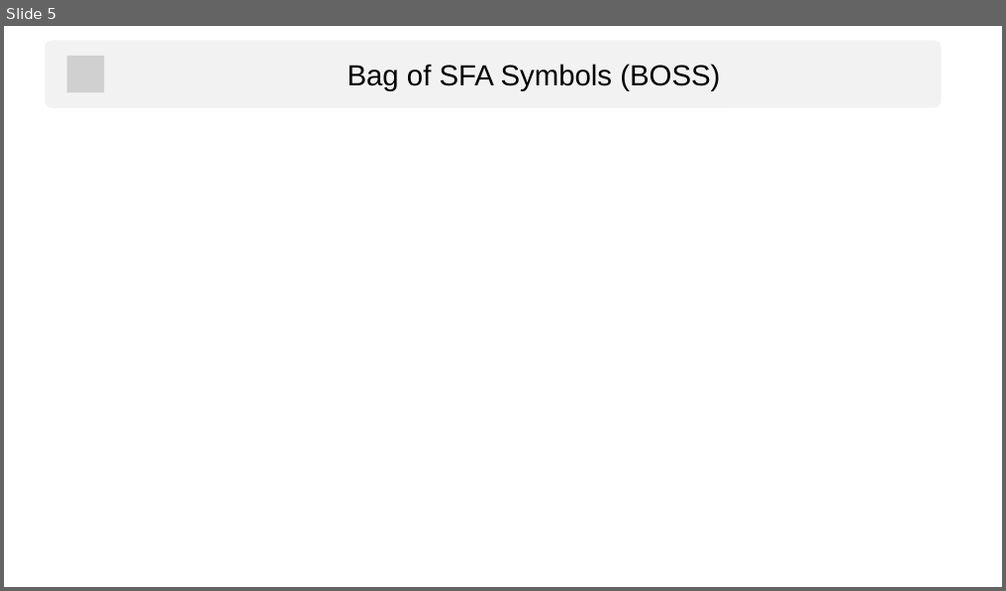
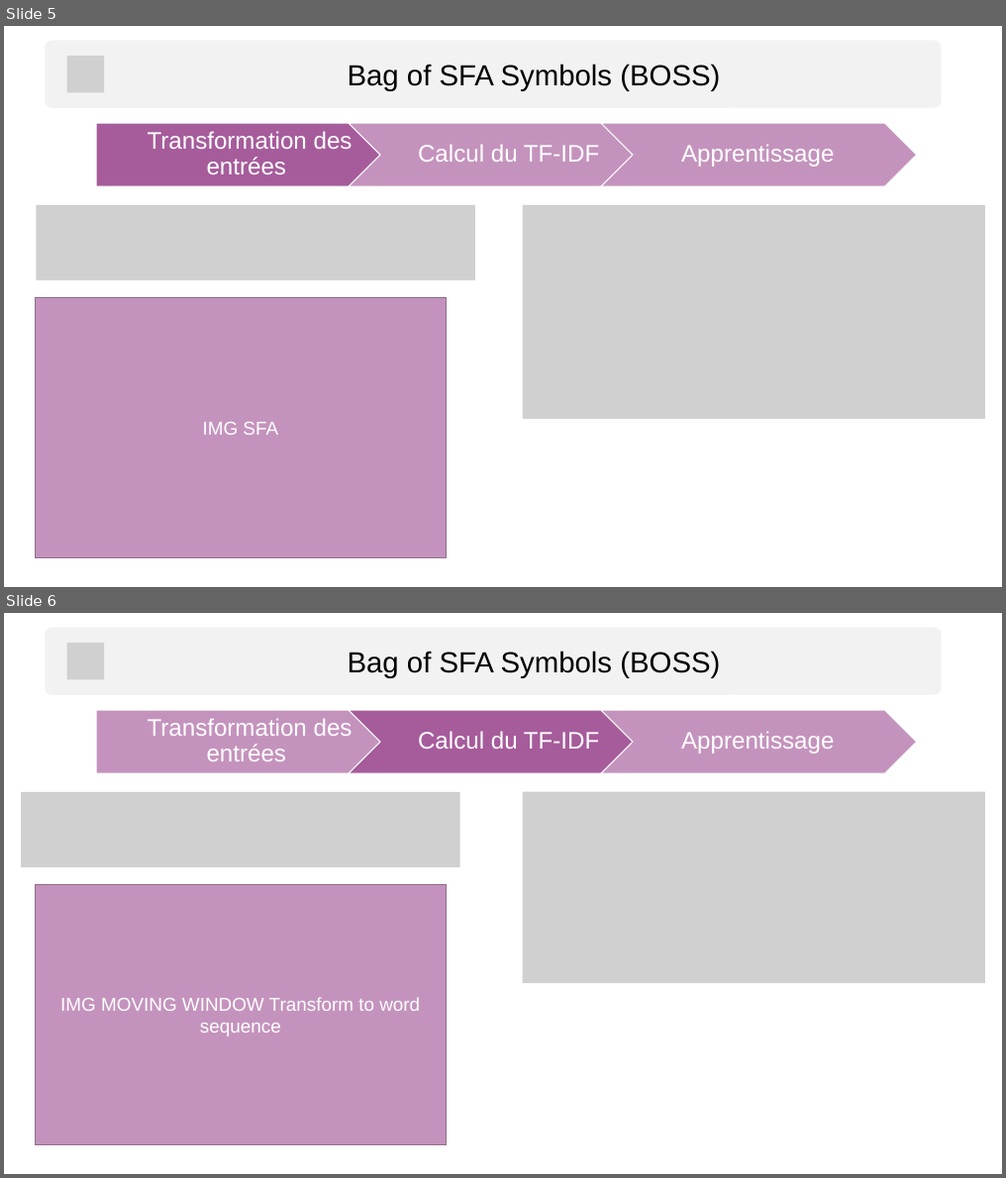
Before and after one commit to baraline/CoursM2-ApplicationsNumeriques, a slide deck: Slides/M2DataMining2022.pptx. Shown one above the other, each under a label of ours: slide 5 before the commit, slides 5 and 6 after it. The pictures are 1006x591 and 1006x1178 pixels, drawn with LibreOffice and Linux fonts; fonts in the diff are those of the drawing; grey boxes stand for pictures. Boxes give left, top, right and bottom in pixels: in the first picture for what was removed or moved away, otherwise in the second. Text is boxed around its words. In the diff, an @@ line names an element or a change of style, - is before the commit and + after.

```diff
--- a/Slides/M2DataMining2022.pptx
+++ b/Slides/M2DataMining2022.pptx
@@ slide 6 added at (x1=4, y1=613, x2=1002, y2=1174), background #FFFFFF @@
@@ rounded rectangle added at (x1=46, y1=627, x2=942, y2=694), fill #F2F2F2 @@
@@ picture added at (x1=67, y1=643, x2=104, y2=680) @@
@@ text added at (x1=348, y1=651, x2=720, y2=678), 28 pt, text #000000 @@
+Bag of SFA Symbols (BOSS)
@@ group added at (x1=96, y1=710, x2=918, y2=774): 3 texts, 2 chevrons, 1 pentagon arrow @@
+Transformation des entrées
+Calcul du TF-IDF
+Apprentissage
@@ picture added at (x1=21, y1=792, x2=460, y2=867) @@
@@ picture added at (x1=523, y1=792, x2=985, y2=983) @@
@@ rectangle added at (x1=35, y1=884, x2=446, y2=1145), fill #C493BD, outline #916D8C 1 pt, 18 pt, text #FFFFFF @@
+IMG MOVING WINDOW Transform to word sequence
@@ slide 5 changed as well @@
@@ group added at (x1=96, y1=123, x2=918, y2=187): 3 texts, 2 chevrons, 1 pentagon arrow @@
+Transformation des entrées
+Calcul du TF-IDF
+Apprentissage
@@ picture added at (x1=37, y1=205, x2=475, y2=280) @@
@@ picture added at (x1=523, y1=205, x2=985, y2=419) @@
@@ rectangle added at (x1=35, y1=297, x2=446, y2=558), fill #C493BD, outline #916D8C 1 pt, 18 pt, text #FFFFFF @@
+IMG SFA
```
Also in this commit, not shown: 4 other slides changed, 10 other slides added, 1 slide removed.
